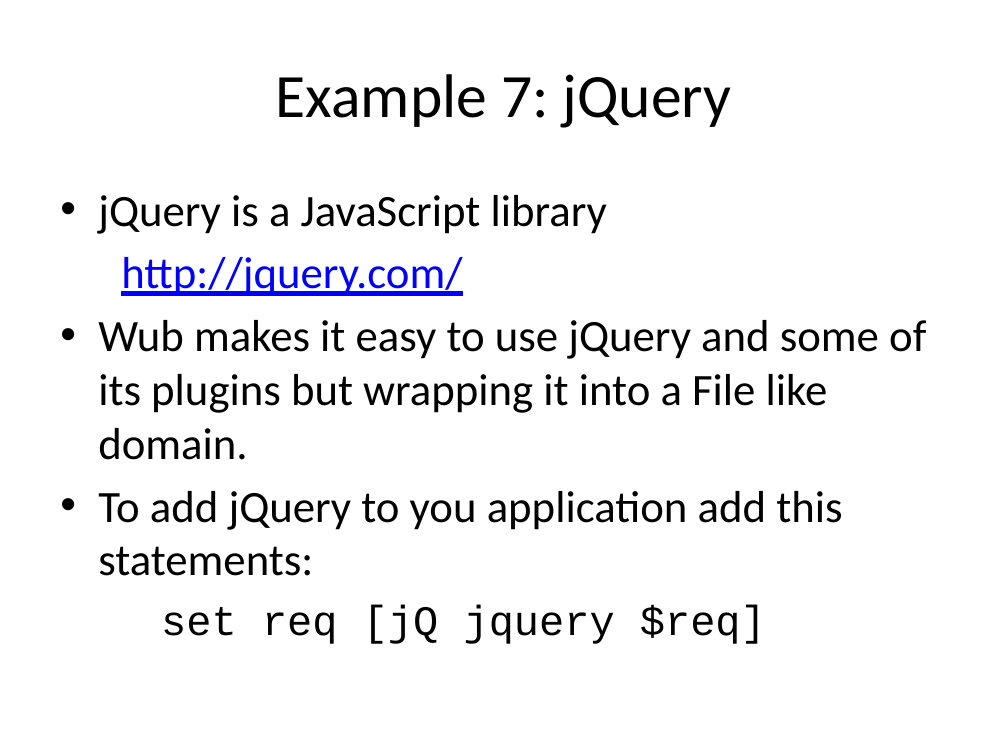
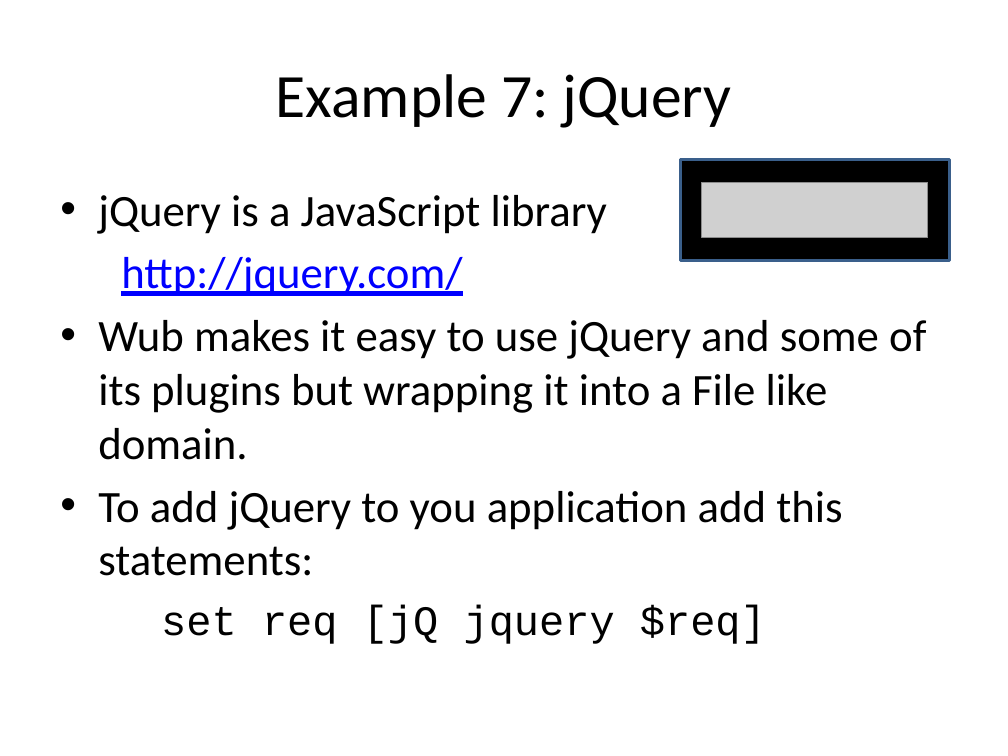
Before and after one commit to jdc8/wubwikit, a slide deck: slide 40 of wubexamples/Lets_Wub.pptx. Drawn at 1008x756 pixels with LibreOffice and Linux fonts; fonts in the diff are those of the drawing; grey boxes stand for pictures; background and template pictures are left out. Boxes give left, top, right and bottom in pixels: in the first picture for what was removed or moved away, otherwise in the second. Text is boxed around its words. In the diff, an @@ line names an element or a change of style, - is before the commit and + after.

```diff
--- a/wubexamples/Lets_Wub.pptx
+++ b/wubexamples/Lets_Wub.pptx
@@ rectangle added at [680, 159, 950, 260], fill #000000, outline #3A5F8C 2 pt @@
@@ picture added at [702, 182, 927, 238] @@
```
Also in this commit, not shown: 14 other slides changed, 6 slides added, 1 slide removed.
